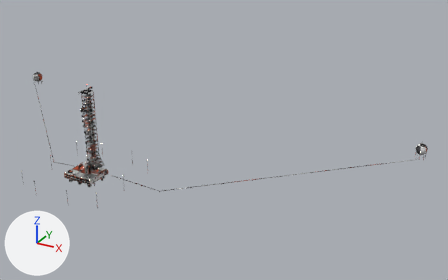
The glTF model public/models/launchpad.glb, before and after one commit.
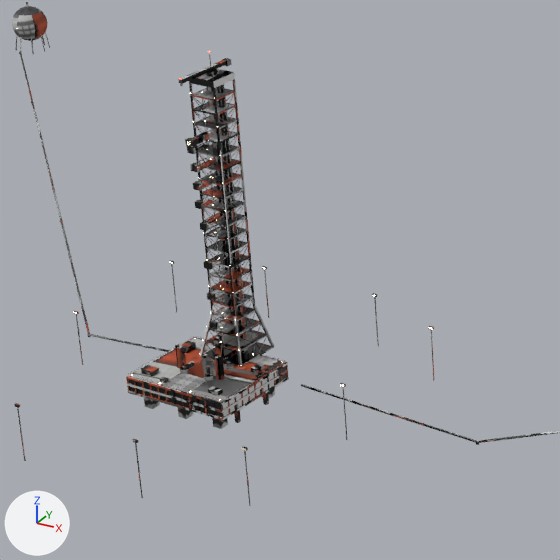
The first picture shows the older version from a camera (50 mm lens) standing at (586.0, -635.0, 420.0) and looking at (132.0, 191.0, 7.0). The close-ups show the older and then the newer version on the part from 7% to 41% of the width and 25% to 80% of the height of that picture. Only the edits that show in the close-ups are written down. Every picture has the same lights, and +X, +Y and +Z are marked at lower left. Vertices at exactly the same position are counted once.

The scene before the commit, as lines of its bpy script (objects in view):
```python
me_pad = bpy.data.meshes.new('Pad')
me_pad.from_pydata(...)  # 1624 vertices, 2300 faces; spans x -25.0..25.0, y -21.0..21.0, z -13.8..11.1
# faces by material slot: [72, 312, 48, 1724, 144]
me_pad.materials.append(mat_concrete)
me_pad.materials.append(mat_dark)
me_pad.materials.append(mat_deck)
me_pad.materials.append(mat_grey)
me_pad.materials.append(mat_lamp)  # beige #ffefcb, glowing beige #ffefcb
me_site = bpy.data.meshes.new('Site')
me_site.from_pydata(...)  # 1436 vertices, 2208 faces; spans x -430.0..430.0, y -75.0..360.0, z -26.0..11.0
# faces by material slot: [240, 464, 384, 64, 1056]
me_site.materials.append(mat_concrete)
me_site.materials.append(mat_grey)
me_site.materials.append(mat_lamp)  # beige #ffefcb, glowing beige #ffefcb
me_site.materials.append(mat_pipe)
me_site.materials.append(mat_tank)
me_tower = bpy.data.meshes.new('Tower')
me_tower.from_pydata(...)  # 4148 vertices, 6472 faces; spans x -11.1..11.1, y 0.8..30.0, z 0.5..132.4
# faces by material slot: [252, 432, 540, 24, 5212, 12]
me_tower.materials.append(mat_dark)
me_tower.materials.append(mat_grey)
me_tower.materials.append(mat_lamp)  # beige #ffefcb, glowing beige #ffefcb
me_tower.materials.append(mat_navred)  # red #ff5038, glowing red #ff5038
me_tower.materials.append(mat_red)
me_tower.materials.append(mat_white)
ob_pad = bpy.data.objects.new('Pad', me_pad)
ob_pad.location = (0.0, 0.0, 0.0)
ob_site = bpy.data.objects.new('Site', me_site)
ob_site.location = (0.0, 0.0, 0.0)
ob_tower = bpy.data.objects.new('Tower', me_tower)
ob_tower.location = (0.0, 0.0, 0.0)
```
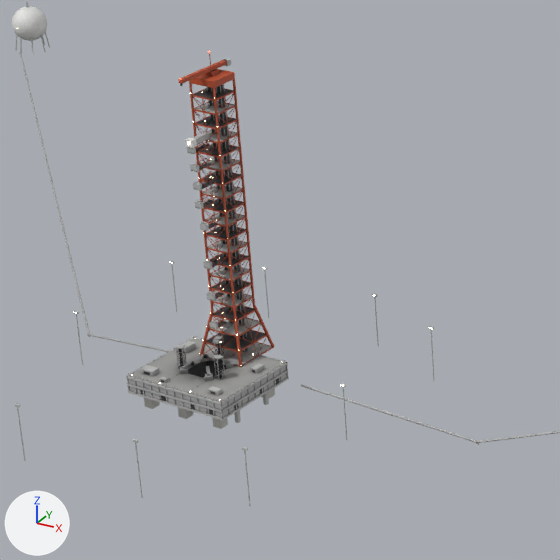
Boxes [x1, y1, x2, y2] around the edits, measured in the close-ups (560 x 560 px):
```json
{"object": "Pad", "change": "reshaped", "before": [126, 334, 289, 429], "after": [126, 335, 289, 429]}
{"part": 1, "of": "me_tower", "change": "surface changed", "before": [179, 51, 275, 367], "after": [179, 51, 275, 367]}
{"part": 2, "of": "me_pad", "change": "reshaped", "before": [175, 334, 224, 368], "after": [176, 335, 225, 368]}
{"part": 3, "of": "me_pad", "change": "cut back", "before": [212, 354, 224, 380], "after": [213, 354, 225, 380]}
{"part": 4, "of": "me_pad", "change": "surface changed", "before": [126, 336, 289, 429], "after": [126, 336, 289, 429]}
{"part": 5, "of": "me_site", "change": "surface changed", "before": [12, 2, 560, 506], "after": [12, 2, 560, 506]}
```

Edits to the scene script, one JSON object a line:
```json
{"block": "me_tower", "where": "me_tower.from_pydata(...)  # 4148 vertices, 6472 faces; spans x -11.1..11.1, y 0.8..30.0, z 0.5..132.4"}
{"block": "me_tower", "where": "# used by ob_tower; location = (0.0, 0.0, 0.0)"}
{"block": "me_tower", "change": "me_tower part 1: texture (UV) coordinates of 6472 of 6472 faces, centred in x -11.1..11.1, y 0.8..29.8, z 0.5..132.4, changed; they spanned u 0.0..0.99, v 0.0..1.0 and now span u 0.0..1.0, v 0.0..0.99"}
{"block": "me_pad", "where": "# used by ob_pad; location = (0.0, 0.0, 0.0)"}
{"op": "remove", "block": "me_pad", "code": "me_pad.from_pydata(...)  # 1624 vertices, 2300 faces; spans x -25.0..25.0, y -21.0..21.0, z -13.8..11.1"}
{"op": "add", "block": "me_pad", "code": "me_pad.from_pydata(...)  # 2680 vertices, 3884 faces; spans x -25.0..25.0, y -21.0..21.0, z -13.8..10.5"}
{"block": "me_pad", "change": "me_pad part 2: 57 vertices moved from x -12.0..-0.1, y -5.0..12.4, z 0.8..11.1 to x -10.7..-0.2, y -4.3..12.1, z 0.8..10.2; 21 vertices removed from x -11.5..-1.6, y -4.6..11.7, z 0.8..11.0; 509 vertices added at x -11.8..-0.2, y -5.4..12.1, z 0.8..10.5"}
{"block": "me_pad", "change": "me_pad part 3: 8 vertices moved from x 10.7..12.0, y -5.0..-3.2, z 0.8..11.1 to x 9.3..10.7, y -4.3..-2.9, z 0.8..9.3; 12 vertices removed from x 6.9..11.5, y -4.6..-1.5, z 0.8..10.4; 396 vertices added at x 7.1..11.8, y -5.4..-1.7, z 0.8..10.5"}
{"block": "me_pad", "change": "me_pad part 4: 2113 kept faces spanning x -25.0..25.0, y -21.0..21.0, z -13.8..10.2 get new texture (UV) coordinates"}
{"block": "me_pad", "change": "other edits to the shape of me_pad do not show in these pictures"}
{"block": "me_site", "where": "me_site.from_pydata(...)  # 1436 vertices, 2208 faces; spans x -430.0..430.0, y -75.0..360.0, z -26.0..11.0"}
{"block": "me_site", "where": "# used by ob_site; location = (0.0, 0.0, 0.0)"}
{"block": "me_site", "change": "me_site part 5: texture (UV) coordinates of 2208 of 2208 faces, centred in x -430.0..430.0, y -75.0..360.0, z -26.0..11.0, changed; they spanned u 0.0..0.98, v 0.0..0.98 and now span u 0.0..0.98, v 0.0..0.98"}
```
